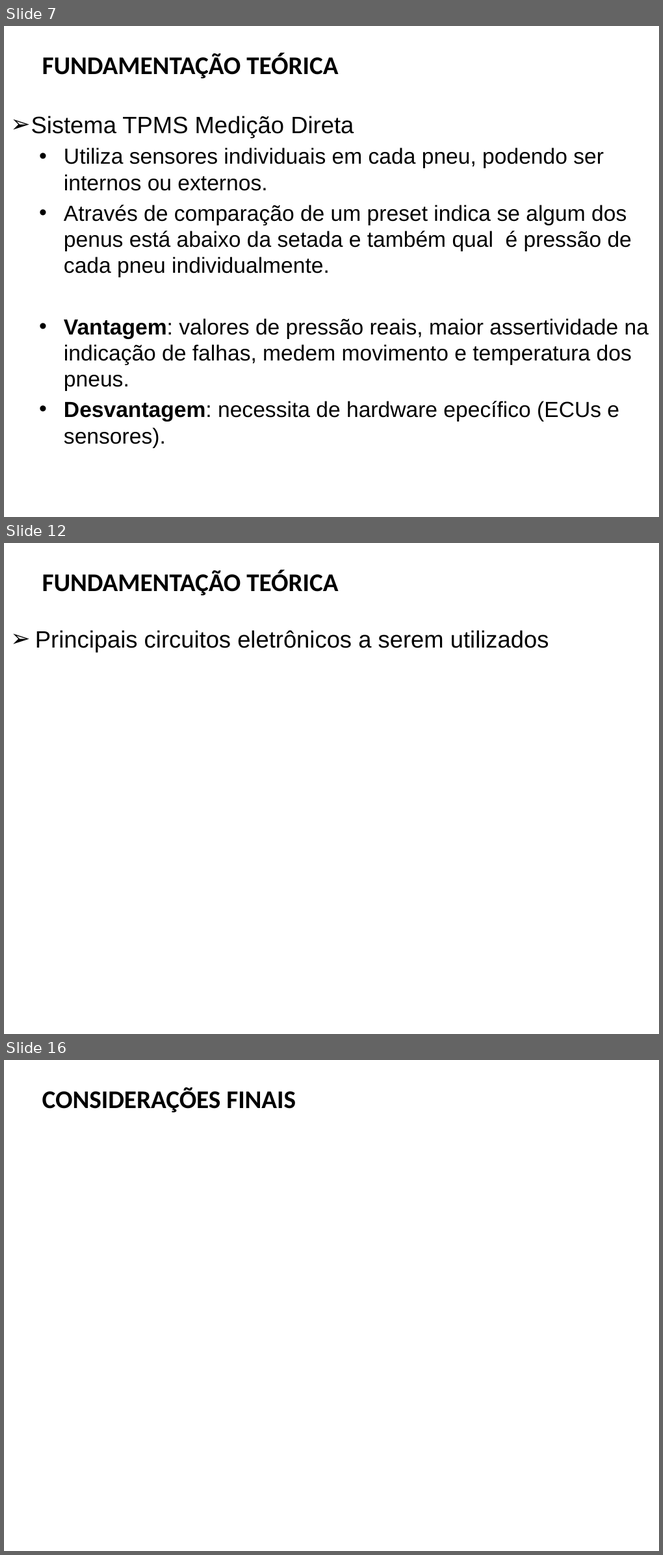
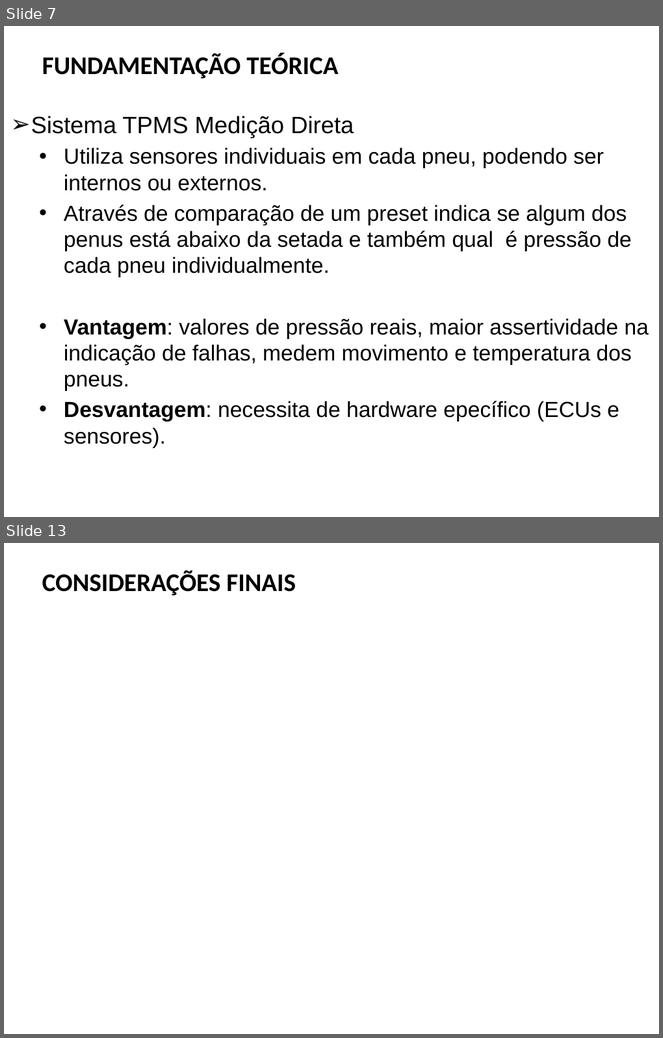
Before and after one commit to FabricioBalbinot/TCC_I, a slide deck: Apresentação TCC I.pptx. Shown one above the other, each under a label of ours: slides 7, 12 and 16 before the commit, slides 7 and 13 after it; the slides between them are not shown. The pictures are 663x1555 and 663x1038 pixels, drawn with LibreOffice and Linux fonts; fonts in the diff are those of the drawing; background and template pictures are left out. Boxes give left, top, right and bottom in pixels: in the first picture for what was removed or moved away, otherwise in the second. Text is boxed around its words. In the diff, an @@ line names an element or a change of style, - is before the commit and + after.

```diff
--- a/Apresentação TCC I.pptx
+++ b/Apresentação TCC I.pptx
@@ slide 12 removed at (4, 543, 659, 1034), background picture (left out) @@
@@ title removed at (42, 570, 338, 596) @@
-  FUNDAMENTAÇÃO TEÓRICA
@@ text removed at (35, 630, 549, 653) @@
-➢ Principais circuitos eletrônicos a serem utilizados
@@ what was slide 16 is now slide 13 @@
```
Also in this commit, not shown: 9 slides changed, 2 slides added, 4 other slides removed, 10 other files.
